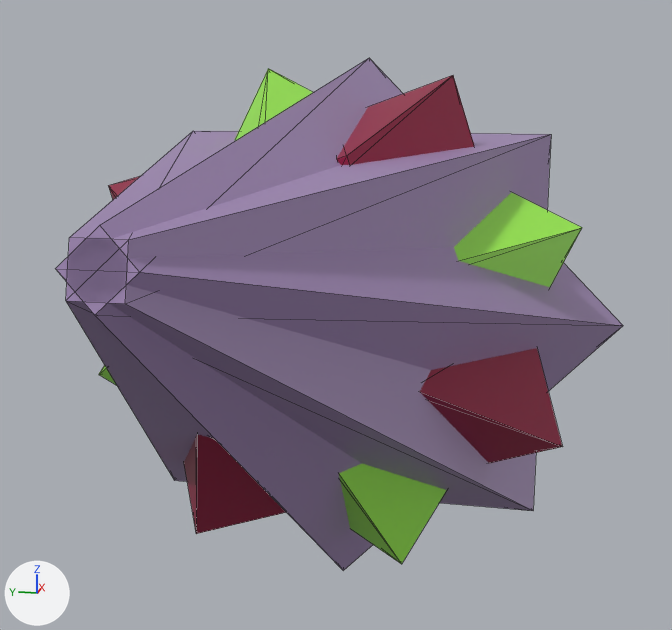
The FBX model Assets/Prefab/Emitters/emettitore_cono.fbx: old version first, new version second.
One viewpoint serves both versions: a camera (50 mm lens) standing at (-0.0143, -0.007, 0.0293) and looking at (0.0166, -0.0008, 0.0216). Every picture has the same lights, and +X, +Y and +Z are marked at lower left. Mesh edges are drawn as thin lines. Where no turn or scale is listed for an object, it has been applied to the vertices.

Objects in the first picture: 'cono1', 'cono2', 'orecchietta1', 'orecchietta1.001', 'orecchietta2', 'orecchietta2.001', 'orecchietta3', 'orecchietta3.001', 'orecchietta4', 'orecchietta4.001'.
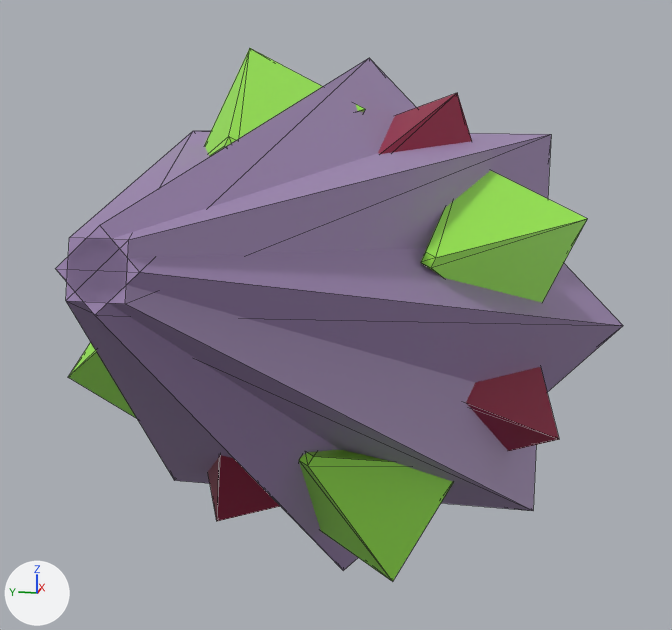
What differs and where, as boxes [x1, y1, x2, y2] in the pictures (672 x 630 px):
'orecchietta3.001', moved: before [454, 192, 582, 287]; after [420, 171, 587, 303]
'orecchietta2.001', moved: before [339, 464, 447, 564]; after [299, 450, 453, 582]
'orecchietta2', moved: before [420, 348, 562, 463]; after [466, 367, 559, 451]
'orecchietta3', moved: before [337, 75, 474, 165]; after [378, 93, 472, 154]
'orecchietta4', moved: before [184, 434, 286, 534]; after [208, 455, 280, 521]
'orecchietta1.001', moved: before [235, 68, 313, 141]; after [205, 48, 365, 156]
'orecchietta4.001', moved: before [99, 365, 116, 385]; after [68, 342, 136, 418]
'orecchietta1', moved (not visible afterwards): before [109, 176, 140, 199]

The change, as a list of edits to the scene's bpy script:
```text
Change ob_orecchietta3:
    ob_orecchietta3.location: (0.01287, -0.00174, 0.0271) -> (0.01521, -0.00174, 0.02647)
Change ob_orecchietta4:
    ob_orecchietta4.location: (0.01107, 0.00228, 0.01937) -> (0.01341, 0.00228, 0.01874)
Change ob_orecchietta3_001:
    ob_orecchietta3_001.location: (0.0137, -0.00447, 0.02392) -> (0.01117, -0.00447, 0.0246)
Change ob_orecchietta1_001:
    ob_orecchietta1_001.location: (0.01436, 0.00134, 0.027) -> (0.01184, 0.00134, 0.02767)
Change ob_orecchietta2:
    ob_orecchietta2.location: (0.01161, -0.00384, 0.02079) -> (0.01396, -0.00384, 0.02016)
Change ob_orecchietta2_001:
    ob_orecchietta2_001.location: (0.01267, -0.00119, 0.01819) -> (0.01015, -0.00119, 0.01886)
Change ob_orecchietta1:
    ob_orecchietta1.location: (0.01176, 0.00405, 0.02485) -> (0.0141, 0.00405, 0.02422)
Change ob_orecchietta4_001:
    ob_orecchietta4_001.location: (0.01325, 0.00445, 0.02153) -> (0.01073, 0.00445, 0.0222)
```
